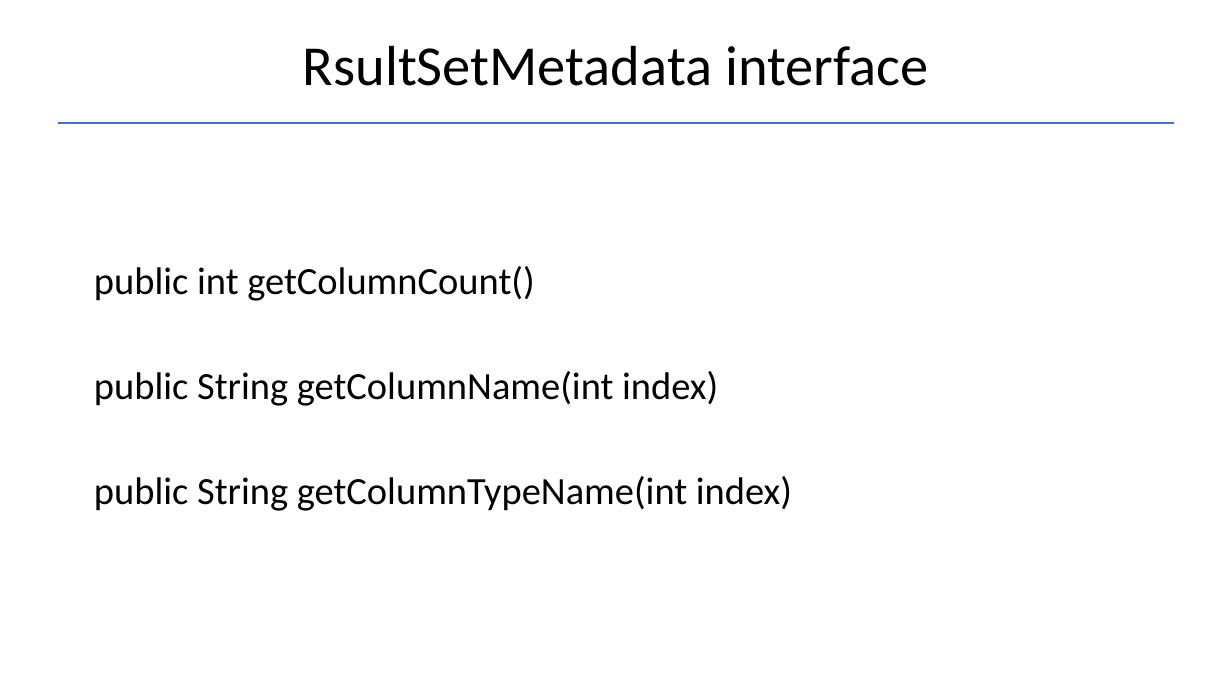
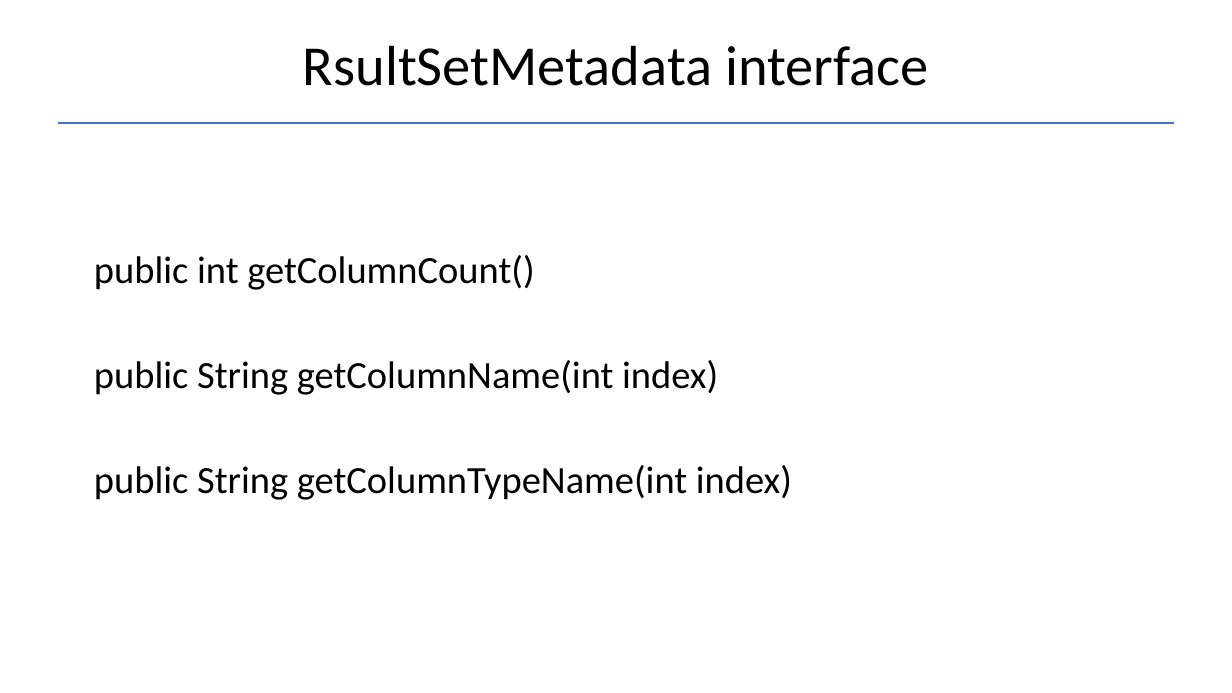
Before and after one commit to Garnik94/Levelup_presentations, a slide deck: slide 11 of JDBC/JDBC_Presentation.pptx. Drawn at 1232x693 pixels with LibreOffice and Linux fonts; fonts in the diff are those of the drawing. Boxes give left, top, right and bottom in pixels: in the first picture for what was removed or moved away, otherwise in the second. Text is boxed around its words. In the diff, an @@ line names an element or a change of style, - is before the commit and + after.

```diff
--- a/JDBC/JDBC_Presentation.pptx
+++ b/JDBC/JDBC_Presentation.pptx
@@ text "public int getColumnCount()": place and size @@
-text "public int getColumnCount()" at box(94, 266, 792, 511)
+text "public int getColumnCount()" at box(94, 255, 792, 500)
```
Also in this commit, not shown: 1 other slide changed, 3 other files.
